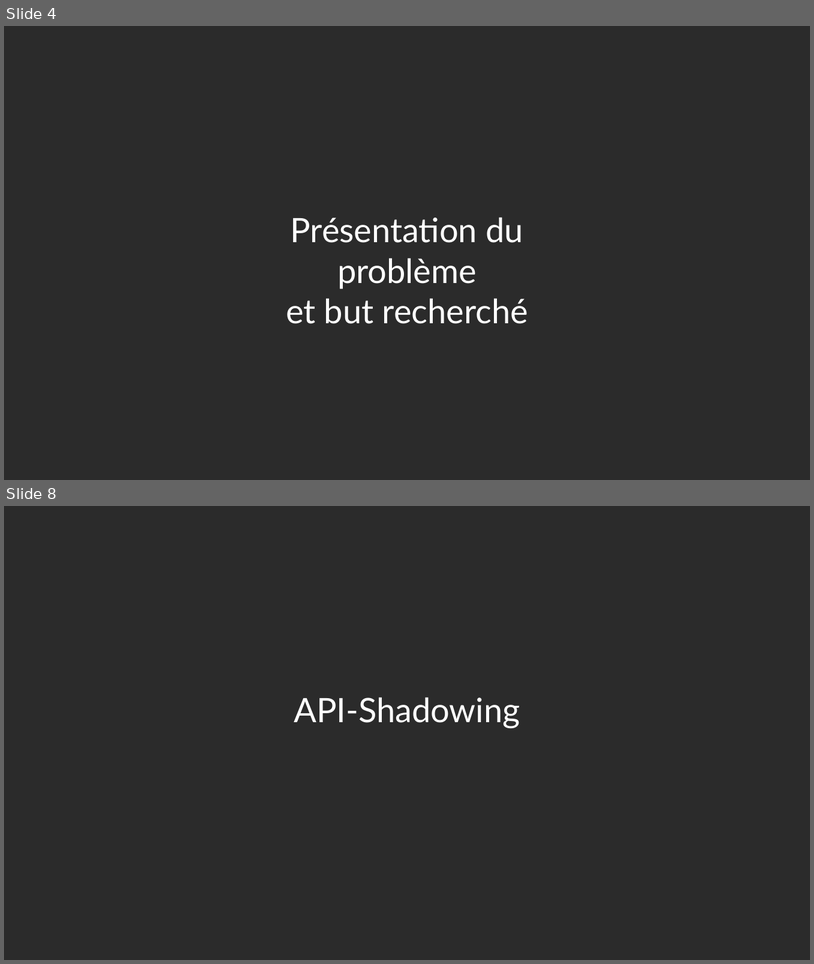
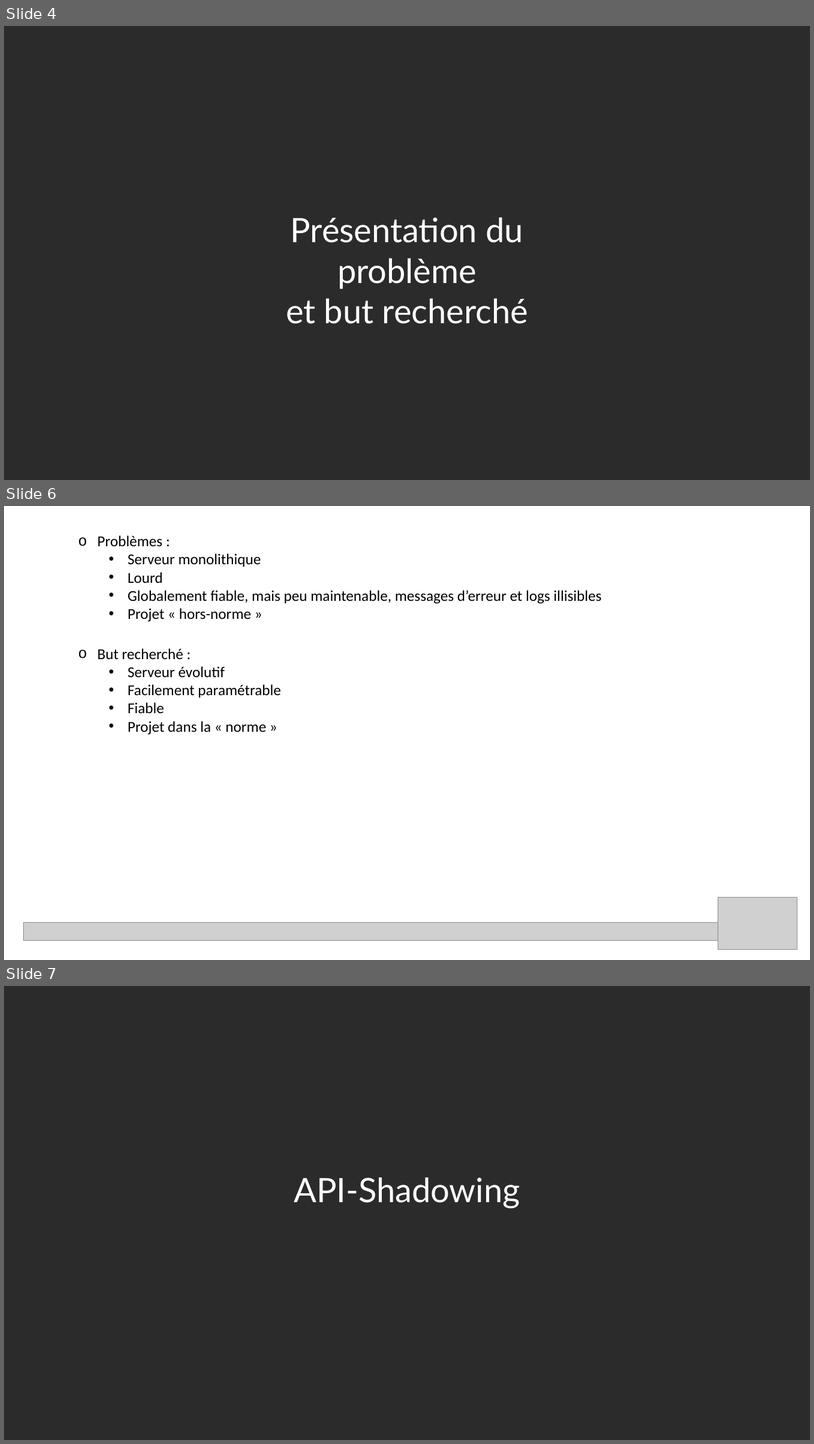
Before and after one commit to acaillol/SpeakUp-ApiShadowing, a slide deck: Speak'up API shadowing.pptx. Shown one above the other, each under a label of ours: slides 4 and 8 before the commit, slides 4, 6 and 7 after it; the slides between them are not shown. The pictures are 814x964 and 814x1444 pixels, drawn with LibreOffice and Linux fonts; fonts in the diff are those of the drawing; grey boxes stand for pictures; background and template pictures are left out; a plain dark background stands for a picture behind light text. Boxes give left, top, right and bottom in pixels: in the first picture for what was removed or moved away, otherwise in the second. Text is boxed around its words. In the diff, an @@ line names an element or a change of style, - is before the commit and + after.

```diff
--- a/Speak'up API shadowing.pptx
+++ b/Speak'up API shadowing.pptx
@@ slide 6 added at (4, 506, 810, 960), background #FFFFFF @@
@@ text added at (98, 535, 602, 622), 18 pt, text #000000 @@
+o Problèmes :
+  • Serveur monolithique
+  • Lourd
+  • Globalement fiable, mais peu maintenable, messages d’erreur et logs illisibles
+  • Projet « hors-norme »
@@ text added at (98, 648, 281, 735), 18 pt, text #000000 @@
+o But recherché :
+  • Serveur évolutif
+  • Facilement paramétrable
+  • Fiable
+  • Projet dans la « norme »
@@ picture added at (719, 897, 798, 949) @@
@@ picture added at (23, 922, 719, 940) @@
@@ what was slide 8 is now slide 7 @@
```
Also in this commit, not shown: 2 other slides added, 5 slides removed.
